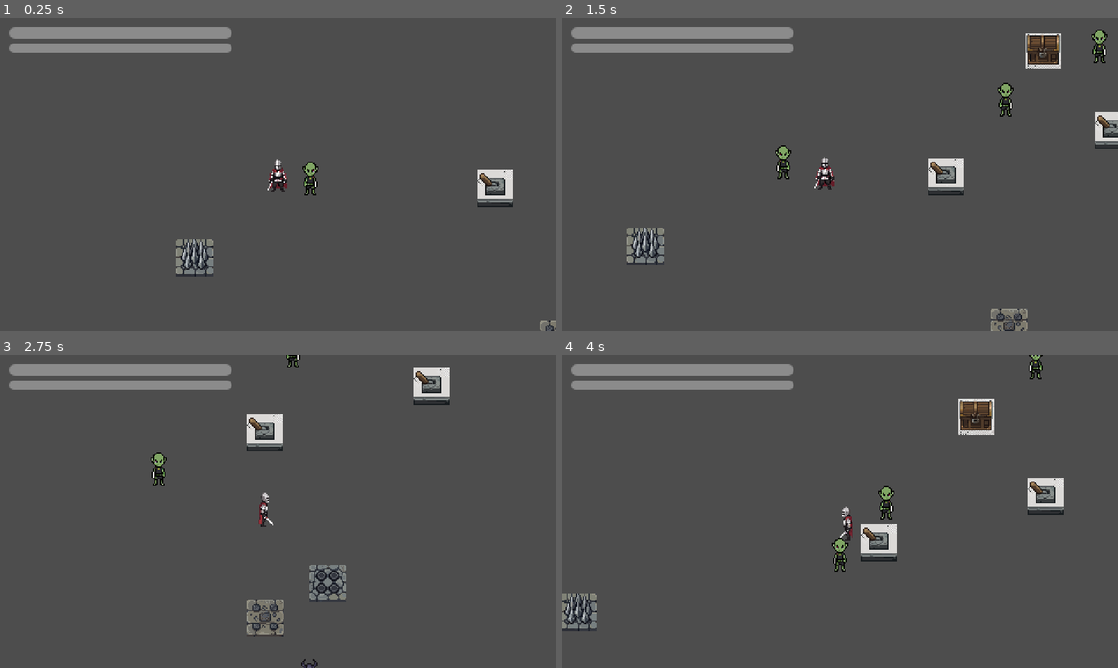
Above: before the commit, frames 1-4 (two rows, left to right).
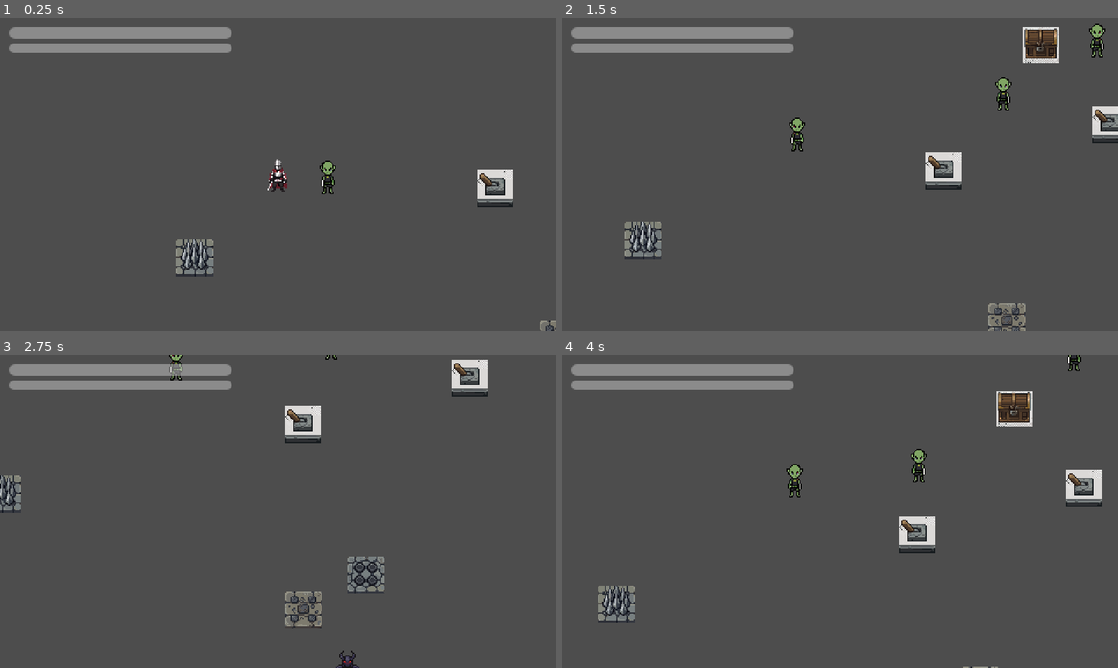
Above: after the commit, the same moments.

Repository: Rainer5259/holy-diver
Game: Godot game, scene res://scenes/levels/main_dungeon.tscn
The game is run twice, just before and just after one commit, with the same random seed, the same clock (stepped at 60 frames per second) and the same inputs.
Inputs:
- Up to frame 1 (0.25 s): no input
- Up to frame 2 (1.5 s): hold D (move_right) 0.53-1.28 s; tap E (interact) at 0.6 s; hold S (move_down) from 1.28 s (still down); tap J (attack) at 1.35 s
- Up to frame 3 (2.75 s): tap E (interact) at 1.55, 2.3 s; release S (move_down) at 2.03 s; hold D (move_right) from 2.03 s (still down); tap Space (dodge) at 2.1 s
- Up to frame 4 (4 s): release D (move_right) at 2.78 s; hold W (move_up) 2.78-3.53 s; tap E (interact) at 2.85, 3.8 s; hold A (move_left) from 3.53 s (still down); tap K (shoot) at 3.6 s

The runs differ from the first frame. In frame 1, 0.4% of the frame differs, in the area x 54-61%, y 45-57%; in frame 2, 4.4%; in frame 3, 6.2%; in frame 4, 6.6%, in the area x 0-98%, y 0-100%.
Error after the commit: Parse Error: Identifier "coins" not declared in the current scope. (res://scripts/autoloads/game_manager.gd:21)

Commit message:
feat: implement P5 progression system with bonfires and save/load

Diff:
--- a/scripts/autoloads/game_events.gd
+++ b/scripts/autoloads/game_events.gd
@@ -14,6 +14,7 @@
 signal key_collected()
 signal chest_opened(chest_id: StringName)
 signal object_broken(object_id: StringName)
+signal bonfire_rested()
 
 ## Enemy signals
 signal enemy_died(enemy: Node2D)
--- a/scripts/autoloads/game_manager.gd
+++ b/scripts/autoloads/game_manager.gd
@@ -9,14 +9,54 @@
 var max_stamina: float = 100.0
 var current_stamina: float = 100.0
 
-# ── Progression ──────────────────────────────────────────────────────────────
-var coins: int = 0
-var level: int = 1
+# ── Persistence ──────────────────────────────────────────────────────────────
+const SAVE_PATH = "user://savegame.cfg"
 
 
-func _ready() -> void:
-	# Initialize attributes if needed (e.g., from a save file)
-	pass
+## Saves the current state to a config file.
+func save_game() -> void:
+	var config = ConfigFile.new()
+	config.set_value("Player", "max_health", max_health)
+	config.set_value("Player", "max_stamina", max_stamina)
+	config.set_value("Progression", "coins", coins)
+	config.set_value("Progression", "level", level)
+	config.save(SAVE_PATH)
+
+
+## Loads the state from the config file.
+func load_game() -> void:
+	var config = ConfigFile.new()
+	var err = config.load(SAVE_PATH)
+	if err == OK:
+		max_health = config.get_value("Player", "max_health", 100)
+		max_stamina = config.get_value("Player", "max_stamina", 100.0)
+		coins = config.get_value("Progression", "coins", 0)
+		level = config.get_value("Progression", "level", 1)
+
+		# Reset current attributes to max on load
+		current_health = max_health
+		current_stamina = max_stamina
+
+
+# ── Progression ──────────────────────────────────────────────────────────────
+func upgrade_health(cost: int, amount: int) -> bool:
+	if coins >= cost:
+		coins -= cost
+		max_health += amount
+		current_health = max_health
+		GameEvents.player_health_changed.emit(current_health, max_health)
+		return true
+	return false
+
+
+func upgrade_stamina(cost: int, amount: float) -> bool:
+	if coins >= cost:
+		coins -= cost
+		max_stamina += amount
+		current_stamina = max_stamina
+		GameEvents.player_stamina_changed.emit(current_stamina, max_stamina)
+		return true
+	return false
 
 
 ## Resets attributes to default (e.g., on new game or respawn if desired).
--- /dev/null
+++ b/scripts/interactables/bonfire.gd
@@ -0,0 +1,38 @@
+## Bonfire interactable — Saves the game and heals the player.
+## Represents the "Evolução" (Evolution) point.
+class_name Bonfire
+extends Interactable
+
+@export_group("Bonfire")
+@export var health_upgrade_cost: int = 50
+@export var stamina_upgrade_cost: int = 50
+
+
+func _ready() -> void:
+	one_shot = false # Can rest multiple times
+
+
+func _on_interact(instigator: Node2D) -> void:
+	# Heal player
+	if instigator.has_method("heal"):
+		instigator.heal(GameManager.max_health)
+
+	# Save progress
+	GameManager.save_game()
+
+	# Emit event for UI or other systems
+	GameEvents.bonfire_rested.emit()
+
+	# Simulate an upgrade if player has enough coins (for the prototype)
+	_auto_upgrade()
+
+
+func _auto_upgrade() -> void:
+	# In a real game, this would be a UI menu
+	if GameManager.coins >= health_upgrade_cost:
+		if GameManager.upgrade_health(health_upgrade_cost, 20):
+			print("Upgraded Health!")
+
+	if GameManager.coins >= stamina_upgrade_cost:
+		if GameManager.upgrade_stamina(stamina_upgrade_cost, 20.0):
+			print("Upgraded Stamina!")
